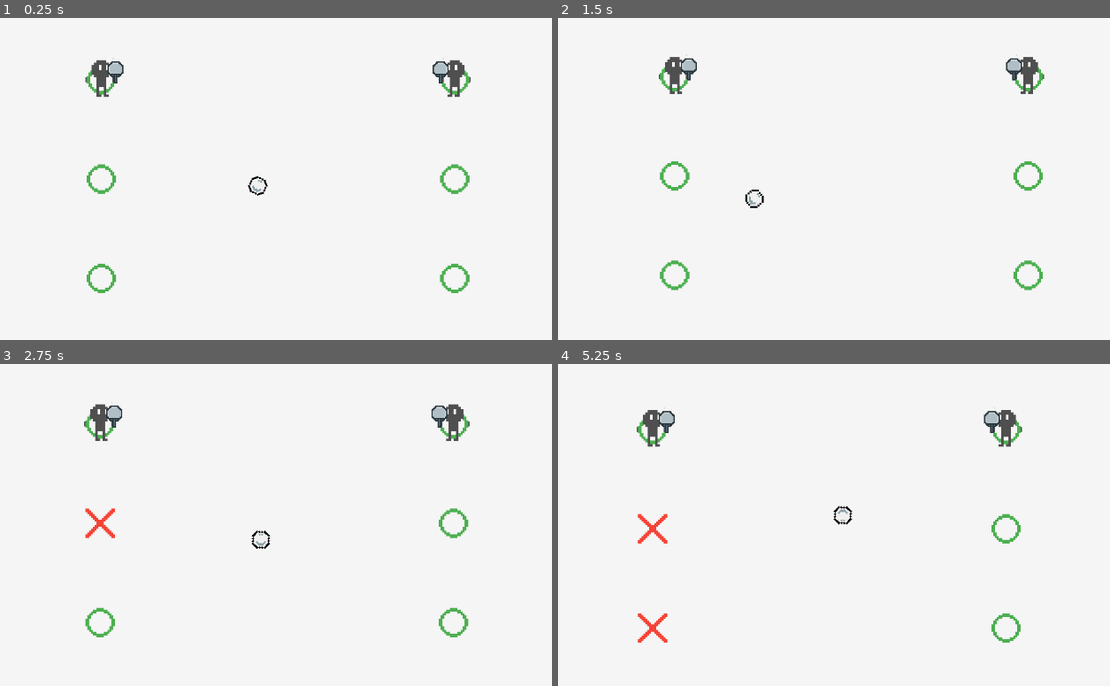
Above: before the commit, frames 1-4 (two rows, left to right).
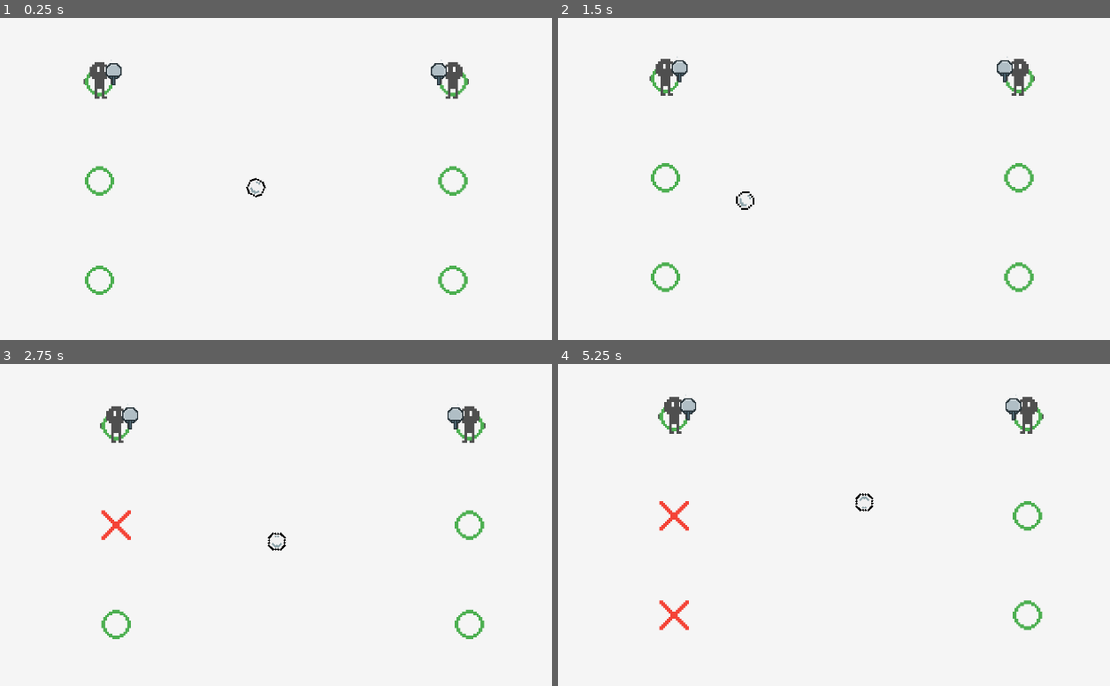
Above: after the commit, the same moments.

Repository: xharris/pongplus
Game: Godot game, scene res://game/game.tscn
Same seed, same stepped clock (60 frames per second), same inputs: the game is played once before the commit and once after it.
Inputs:
- Up to frame 1 (0.25 s): no input
- Up to frame 2 (1.5 s): no input
- Up to frame 3 (2.75 s): no input
- Up to frame 4 (5.25 s): no input

The runs differ from the first frame. In frame 1, 1.5% of the frame differs, in the area x 15-86%, y 12-86%; in frame 2, 2.6%; in frame 3, 3.0%; in frame 4, 3.3%, in the area x 14-88%, y 9-87%.

Commit message:
fixes aim direction bug

Diff:
--- a/components/camera/camera.gd
+++ b/components/camera/camera.gd
@@ -9,6 +9,7 @@
 ## [code]0.5[/code] is halfway[br]
 ## [code]1.0[/code] is exact average of all focal points[br]
 static var focal_point_weight: float = 0.2
+static var total_transform: Transform2D
 
 static func update_view(_delta: float):
     var root: Node2D = Engine.get_main_loop().current_scene
@@ -19,6 +20,8 @@
     var total_position: Vector2
     var focal_points = 0
     for c: Camera in root.get_tree().get_nodes_in_group(Groups.CAMERA):
+        if not c.is_visible_in_tree():
+            continue
         canvas_transform *= c._xform
         if c.is_focal_point:
             focal_points += 1
@@ -29,7 +32,8 @@
         var view_center = viewport.get_visible_rect().size / 2
         var adjusted_position = lerp(view_center, avg_position, focal_point_weight)
         canvas_transform = canvas_transform.translated(-adjusted_position + view_center)
-    root.get_viewport().canvas_transform = canvas_transform
+    total_transform = total_transform.interpolate_with(canvas_transform, _delta)
+    root.get_viewport().canvas_transform = total_transform
 
 @export var shake_duration: float = 1.5
 @export var shake_intensity: float = 30
--- /dev/null
+++ b/components/level/level.gd
@@ -0,0 +1,4 @@
+extends Node2D
+class_name Level
+
+signal accepted_visitor(v: Visitor)
--- a/components/missile/missile.gd
+++ b/components/missile/missile.gd
@@ -1,7 +1,7 @@
 extends Node2D
 class_name Missile
 
-signal start_path_to(target: Node2D)
+signal started_path_to(target: Node2D)
 
 ## Seconds
 const MISSILE_DURATION_MIN: float = 3
@@ -49,6 +49,9 @@
     add_to_group(Groups.MISSILE)
 
 func path_to(target: Node2D):
+    if not target:
+        _log.warn("path to null target (%s)" % [self])
+        return
     target_history.append(target)
     var target_position = target.global_position
     var midpoint = (target_position + global_position) / 2
@@ -82,7 +85,7 @@
         )
     )
     _log.debug("target %s" % [target])
-    start_path_to.emit(target)
+    started_path_to.emit(target)
 
 func stop_pathing():
     if _tween:
--- a/components/missile/visitors/missile_path_to_direction.gd
+++ b/components/missile/visitors/missile_path_to_direction.gd
@@ -23,10 +23,6 @@
 
 func visit_missile(me: Missile):
     var items: Array[Node2D]
-    ## BUG Cannot call method 'get_nodes_in_group' on a null value.
-    ## 1. ball destroys platform
-    ## 2. player moves and touches destroyed platform
-    ## 3. ERROR
     items.assign(me.get_tree().get_nodes_in_group(target_group))
     # filter: avoid targeting same node
     if avoid_repeat:
@@ -63,15 +59,21 @@
         var last_group = NodeGroup.get_group(last_target_same_group)
         if last_group:
             index = last_group.find(last_target_same_group)
-    match direction:
-        AimDirection.UP:
-            index -= 1
-        AimDirection.DOWN:
-            index += 1
-        AimDirection.RANDOM:
-            index = randi() % items.size()
+    _log.debug("index of last target: %d (%s)" % [index, last_target_same_group])
     index = clampi(index, 0, items.size()-1)
+    var next_target: Node2D
+    while true:
+        match direction:
+            AimDirection.UP:
+                index -= 1
+            AimDirection.DOWN:
+                index += 1
+            AimDirection.RANDOM:
+                index = randi() % items.size()
+        index = clampi(index, 0, items.size()-1)
+        next_target = items[index]
+        if not (not next_target and index > 0 and index < items.size()):
+            break
     # finally, path to it
-    var next_target = items[index]
-    _log.debug("set target: from %s to %s" % [me.target_history.back(), next_target])
+    _log.debug("index of %s target: %d (%s)" % [AimDirection.find_key(direction), index, next_target])
     me.path_to(next_target)
--- a/entities/ball/ball.gd
+++ b/entities/ball/ball.gd
@@ -25,14 +25,16 @@
         hitbox.accept(v)
 
 func _ready() -> void:
+    hide()
     add_to_group(Groups.BALL)
     EventBus.ball_created.emit.call_deferred(self)
     hitbox.accepted_visitor.connect(accept)
     hitbox.body_entered_once.connect(_on_body_entered_once)
-    missile.start_path_to.connect(_on_missile_start_path_to)
+    missile.started_path_to.connect(_on_missile_started_path_to)
     sprite.scale = Vector2(sprite_scale, sprite_scale)
     tree_exited.connect(_on_tree_exited)
     _update()
+    show()
     _log.debug("created (%s)" % [get_instance_id()])
 
 func _process(delta: float) -> void:
@@ -60,7 +62,7 @@
         global_position = missile.missile_position
     sprite.rotation = missile.velocity.angle()
 
-func _on_missile_start_path_to():
+func _on_missile_started_path_to():
     var tween = sprite.create_tween()
     tween.tween_property(sprite, "scale", Vector2(sprite_scale, sprite_scale), squeeze_duration)\
         .from(Vector2(sprite_scale+squeeze_amount, sprite_scale-squeeze_amount))
@@ -68,5 +70,5 @@
 func _update():
     for a in abilities:
         if not _ability_ready_called.has(a.name):
-            Visitor.visit(self, a.on_ready)
+            await Visitor.visit(self, a.on_ready)
             _ability_ready_called.append(a.name)
--- a/entities/platform_movement/platform_movement.gd
+++ b/entities/platform_movement/platform_movement.gd
@@ -8,6 +8,9 @@
 
 func _ready() -> void:
     move_to_closest.call_deferred()
+
+func get_current_platform() -> Platform:
+    return _current
 
 func move_up() -> bool:
     if not _current:
--- a/entities/player/player.gd
+++ b/entities/player/player.gd
@@ -102,6 +102,7 @@
             _log.debug("me hit %s, %d visitor(s)" % [parent, visitors.size()])
             Visitor.visit(self, visitors)
             Visitor.visit(parent, visitors)
+            aim_direction = AimDirection.STRAIGHT
 
 ## Is currently in the middle of an attack
 func is_attack_locked():
--- a/game/game.gd
+++ b/game/game.gd
@@ -2,6 +2,9 @@
 class_name Game
 
 const ABILITY_BALL: Ability = preload("res://resources/abilities/ball.tres")
+
+@onready var level: Level = $Space
+@onready var score: ScoreOverlay = %ScoreOverlay
 
 @export var gameplay: Gameplay
 
@@ -10,12 +13,15 @@
         return
     if v is GameVisitor:
         v.visit_game(self)
+    if v is ScoreOverlayVisitor:
+        v.visit_score_overlay(score)
 
 func _ready() -> void:
     add_to_group(Groups.GAME)
     EventBus.ball_created.connect(_on_ball_created, CONNECT_DEFERRED)
     EventBus.ball_destroyed.connect(_on_ball_destroyed)
     EventBus.player_health_current_changed.connect(_on_player_health_current_changed)
+    level.accepted_visitor.connect(accept)
     Visitor.visit(self, gameplay.on_start)
 
 func _process(delta: float) -> void:
--- a/game/game.tscn
+++ b/game/game.tscn
@@ -18,6 +18,7 @@
 layer = -1
 
 [node name="ScoreOverlay" parent="CanvasLayer" instance=ExtResource("9_qrgux")]
+unique_name_in_owner = true
 
 [node name="Player1" parent="." instance=ExtResource("2_j054j")]
 position = Vector2(39, 57)
--- a/game/visitors/ball_instance_count.gd
+++ b/game/visitors/ball_instance_count.gd
@@ -3,7 +3,7 @@
 
 enum Operation {Set, AtLeast}
 
-var _log = Logger.new("ball_instance_count", Logger.Level.DEBUG)
+var _log = Logger.new("ball_instance_count")#, Logger.Level.DEBUG)
 @export var operation: Operation
 @export var value: int
 
--- a/game/visitors/ball_position_all.gd
+++ /dev/null
@@ -1,19 +0,0 @@
-extends GameVisitor
-class_name BallPositionAll
-
-enum Position {CENTER}
-
-var _log = Logger.new("ball_position_all")#, Logger.Level.DEBUG)
-@export var position: Position
-
-func visit_game(me: Game):
-    var balls: Array[Ball]
-    balls.assign(me.get_tree().get_nodes_in_group(Groups.BALL))
-
-    match position:
-        Position.CENTER:
-            var view_size = me.get_viewport_rect()
-            for ball in balls:
-                ball.missile.stop_pathing()
-                ball.global_position = view_size.get_center()
-                _log.debug("center %s at %v" % [ball, ball.global_position])
--- a/groups.gd
+++ b/groups.gd
@@ -11,3 +11,4 @@
 const GAME = &"game"
 const CAMERA = &"camera"
 const PLAYER = &"player"
+const SCORE_OVERLAY = &"score_overlay"
--- a/levels/space/space.gd
+++ b/levels/space/space.gd
@@ -1,6 +1,22 @@
-extends Node2D
+extends Level
+class_name Space
+
+@onready var left: NodeGroup = %Left
+@onready var right: NodeGroup = %Right
+
+## TODO move these to Gameplay resource
+@export var on_ready: Array[Visitor]
+@export var on_player_left_take_damage: Array[Visitor]
+@export var on_player_right_take_damage: Array[Visitor]
+
+var _log = Logger.new("space", Logger.Level.DEBUG)
+
+func accept(v: Visitor):
+    accepted_visitor.emit(v)
 
 func _ready() -> void:
+    EventBus.player_health_current_changed.connect(_on_player_health_current_changed)
+
     # connect platforms
     for g: NodeGroup in get_tree().get_nodes_in_group(Groups.NODE_GROUP):
         # get platforms in group
@@ -17,3 +33,19 @@
             if bottom:
                 top.down = bottom
                 bottom.up = top
+
+    Visitor.visit.call_deferred(self, on_ready)
+
+func _on_player_health_current_changed(player: Player, amount: int):
+    _log.debug("player took dmg: %d" % [amount])
+    if amount < 0:
+        var group = NodeGroup.get_group(player.movement.get_current_platform())
+        match group:
+            left:
+                Visitor.visit(self, on_player_left_take_damage)
+                Visitor.visit(player, on_player_left_take_damage)
+            right:
+                Visitor.visit(self, on_player_right_take_damage)
+                Visitor.visit(player, on_player_right_take_damage)
+            _:
+                _log.warn("could not find platform group, player=%s, current platform=%s" % [player, player.movement.get_current_platform()])
--- a/levels/space/space.tscn
+++ b/levels/space/space.tscn
@@ -1,15 +1,24 @@
-[gd_scene load_steps=6 format=3 uid="uid://b1p04oipvkp57"]
+[gd_scene load_steps=11 format=3 uid="uid://b1p04oipvkp57"]
 
 [ext_resource type="Script" uid="uid://cucl3fshjdn4b" path="res://levels/space/space.gd" id="1_ivyi0"]
 [ext_resource type="PackedScene" uid="uid://bs3v4d5sf6lgh" path="res://components/node_group/node_group.tscn" id="1_jraqu"]
+[ext_resource type="Script" uid="uid://fblxl8ipdlsr" path="res://components/visitor/visitor.gd" id="2_118se"]
 [ext_resource type="Resource" uid="uid://dk1aywv3knvii" path="res://levels/space/platform_position_left.tres" id="2_ivyi0"]
 [ext_resource type="PackedScene" uid="uid://txbfw3lcfa6s" path="res://entities/player_platform/player_platform.tscn" id="3_jraqu"]
+[ext_resource type="Resource" uid="uid://bv84i5qwdvvxx" path="res://resources/score_overlay_visitors/score_increase_left_1.tres" id="3_lsebm"]
+[ext_resource type="Resource" uid="uid://coafnhretckcv" path="res://resources/score_overlay_visitors/score_reset_left.tres" id="3_rh3me"]
 [ext_resource type="Resource" uid="uid://chanhih3qbpux" path="res://levels/space/platform_position_right.tres" id="4_5qrbm"]
+[ext_resource type="Resource" uid="uid://d00vt5ru7mcn3" path="res://resources/score_overlay_visitors/score_reset_right.tres" id="4_o38fq"]
+[ext_resource type="Resource" uid="uid://cbmp66cfxokno" path="res://resources/score_overlay_visitors/score_increase_right_1.tres" id="4_rh3me"]
 
 [node name="Space" type="Node2D"]
 script = ExtResource("1_ivyi0")
+on_ready = Array[ExtResource("2_118se")]([ExtResource("3_rh3me"), ExtResource("4_o38fq")])
+on_player_left_take_damage = Array[ExtResource("2_118se")]([ExtResource("4_rh3me")])
+on_player_right_take_damage = Array[ExtResource("2_118se")]([ExtResource("3_lsebm")])
 
 [node name="Left" parent="." instance=ExtResource("1_jraqu")]
+unique_name_in_owner = true
 position_strategy = ExtResource("2_ivyi0")
 
 [node name="PlayerPlatform" parent="Left" instance=ExtResource("3_jraqu")]
@@ -19,6 +28,7 @@
 [node name="PlayerPlatform3" parent="Left" instance=ExtResource("3_jraqu")]
 
 [node name="Right" parent="." instance=ExtResource("1_jraqu")]
+unique_name_in_owner = true
 position_strategy = ExtResource("4_5qrbm")
 
 [node name="PlayerPlatform" parent="Right" instance=ExtResource("3_jraqu")]
--- a/resources/gameplay/default_gameplay.tres
+++ b/resources/gameplay/default_gameplay.tres
@@ -8,6 +8,6 @@
 [resource]
 script = ExtResource("2_dnd7h")
 on_start = Array[ExtResource("1_a65u5")]([ExtResource("5_iyg3j")])
-on_player_take_damage = Array[ExtResource("1_a65u5")]([ExtResource("2_yrlpe")])
+on_player_take_damage = Array[ExtResource("1_a65u5")]([ExtResource("2_yrlpe"), null])
 on_ball_destroyed = Array[ExtResource("1_a65u5")]([ExtResource("5_iyg3j")])
 metadata/_custom_type_script = "uid://dgk27trhnuo5i"
--- /dev/null
+++ b/resources/score_overlay_visitors/score_increase_left_1.tres
@@ -0,0 +1,7 @@
+[gd_resource type="Resource" script_class="ScoreSet" load_steps=2 format=3 uid="uid://bv84i5qwdvvxx"]
+
+[ext_resource type="Script" uid="uid://cncqud3gt1o4o" path="res://ui/score_overlay/visitors/score_set.gd" id="1_ncwp4"]
+
+[resource]
+script = ExtResource("1_ncwp4")
+metadata/_custom_type_script = "uid://cncqud3gt1o4o"
--- /dev/null
+++ b/resources/score_overlay_visitors/score_increase_right_1.tres
@@ -0,0 +1,10 @@
+[gd_resource type="Resource" script_class="ScoreSet" load_steps=2 format=3 uid="uid://cbmp66cfxokno"]
+
+[ext_resource type="Script" uid="uid://cncqud3gt1o4o" path="res://ui/score_overlay/visitors/score_set.gd" id="1_rqmnn"]
+
+[resource]
+script = ExtResource("1_rqmnn")
+side = 1
+operation = 1
+value = 1
+metadata/_custom_type_script = "uid://cncqud3gt1o4o"
--- /dev/null
+++ b/resources/score_overlay_visitors/score_reset_left.tres
@@ -0,0 +1,11 @@
+[gd_resource type="Resource" script_class="ScoreSet" load_steps=2 format=3 uid="uid://coafnhretckcv"]
+
+[ext_resource type="Script" uid="uid://cncqud3gt1o4o" path="res://ui/score_overlay/visitors/score_set.gd" id="1_4obwn"]
+
+[resource]
+script = ExtResource("1_4obwn")
+side = 0
+operation = 0
+value = 0
+show = false
+metadata/_custom_type_script = "uid://cncqud3gt1o4o"
--- /dev/null
+++ b/resources/score_overlay_visitors/score_reset_right.tres
@@ -0,0 +1,11 @@
+[gd_resource type="Resource" script_class="ScoreSet" load_steps=2 format=3 uid="uid://d00vt5ru7mcn3"]
+
+[ext_resource type="Script" uid="uid://cncqud3gt1o4o" path="res://ui/score_overlay/visitors/score_set.gd" id="1_sfbwt"]
+
+[resource]
+script = ExtResource("1_sfbwt")
+side = 1
+operation = 0
+value = 0
+show = false
+metadata/_custom_type_script = "uid://cncqud3gt1o4o"
--- a/ui/score_overlay/score_overlay.gd
+++ b/ui/score_overlay/score_overlay.gd
@@ -1,21 +1,43 @@
 extends Control
 class_name ScoreOverlay
 
+enum Side {LEFT, RIGHT}
+
 @onready var label: Label = %Label
 
+var _log = Logger.new("score", Logger.Level.DEBUG)
+## [Side]int
+var _score: Dictionary
+
+func accept(v: Visitor):
+    if v is ScoreOverlayVisitor:
+        v.visit_score_overlay(self)
+
 func _ready() -> void:
+    add_to_group(Groups.SCORE_OVERLAY)
     reset()
 
 func reset():
-    label.text = "0-0"
+    for side in _score:
+        _score[side] = 0
     label.modulate.a = 0
 
-func set_score(left: int, right: int):
-    var tween = create_tween()
-    # show current score
-    label.modulate = Color(1,1,1,0.5)
-    await get_tree().create_timer(1).timeout
+func get_score(side: ScoreOverlay.Side) -> int:
+    return _score.get(side, 0)
+
+func set_score(side: ScoreOverlay.Side, amount: int, show: bool = true):
+    _log.debug("set score for %s: %d" % [ScoreOverlay.Side.find_key(side), amount])
+    var tween: Tween
+    if show:
+        tween = create_tween()
+        # show current score
+        label.modulate = Color(1,1,1,0.5)
+        await get_tree().create_timer(1).timeout
     # update score
-    label.text = "%d-%d" % [left, right]
-    # show
-    tween.tween_property(self, "modulate", Color(1,1,1,0), 1)
+    _score[side] = amount
+    var scores: Array[int]
+    scores.assign(_score.values())
+    label.text = "-".join(scores)
+    if show:
+        # hide over time
+        tween.tween_property(self, "modulate", Color(1,1,1,0), 1)
--- /dev/null
+++ b/ui/score_overlay/score_overlay_visitor.gd
@@ -0,0 +1,5 @@
+extends Visitor
+class_name ScoreOverlayVisitor
+
+func visit_score_overlay(me: ScoreOverlay):
+    pass
--- /dev/null
+++ b/ui/score_overlay/visitors/score_set.gd
@@ -0,0 +1,20 @@
+extends ScoreOverlayVisitor
+class_name ScoreSet
+
+enum Operation {SET, ADD, SUB}
+
+@export var side: ScoreOverlay.Side
+@export var operation: Operation
+@export var value: int
+@export var show: bool = true
+
+func visit_score_overlay(me: ScoreOverlay):
+    var score = me.get_score(side)
+    match operation:
+        Operation.SET:
+            score = value
+        Operation.ADD:
+            score += value
+        Operation.SUB:
+            score -= value
+    me.set_score(side, score, show)
Not shown, added: components/level/level.gd.uid
Not shown, removed: game/visitors/ball_position_all.gd.uid
Not shown, added: ui/score_overlay/score_overlay_visitor.gd.uid
Not shown, added: ui/score_overlay/visitors/score_set.gd.uid
